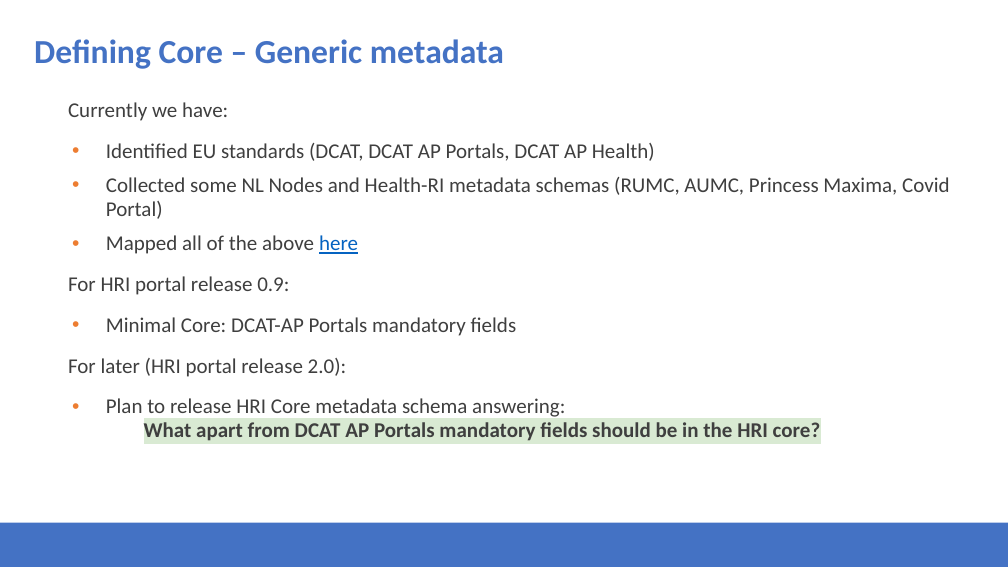
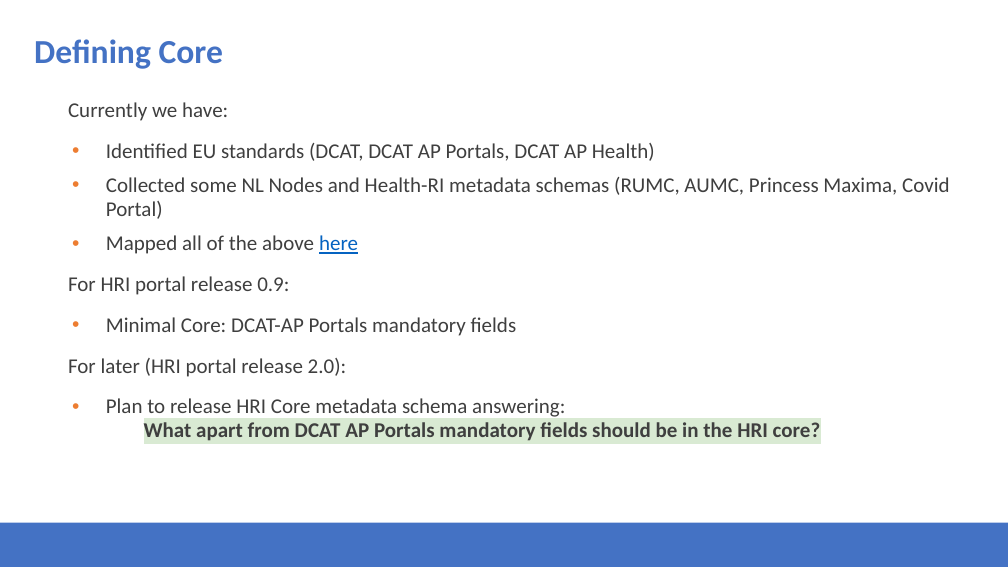
Before and after one commit to Health-RI/health-ri-metadata, a slide deck: slide 7 of Presentations/31082023HRI_Metadata_Schema_ImagingGroup_KickOff.pptx (slide 8 before the commit). Drawn at 1008x567 pixels with LibreOffice and Linux fonts; fonts in the diff are those of the drawing; background and template pictures are left out. Boxes give left, top, right and bottom in pixels: in the first picture for what was removed or moved away, otherwise in the second. Text is boxed around its words. In the diff, an @@ line names an element or a change of style, - is before the commit and + after.

```diff
--- a/Presentations/31082023HRI_Metadata_Schema_ImagingGroup_KickOff.pptx
+++ b/Presentations/31082023HRI_Metadata_Schema_ImagingGroup_KickOff.pptx
@@ title at (34, 39, 223, 69): text changed @@
-Defining Core – Generic metadata
+Defining Core
```
Also in this commit, not shown: 13 other slides changed, 3 slides added, 5 slides removed.
